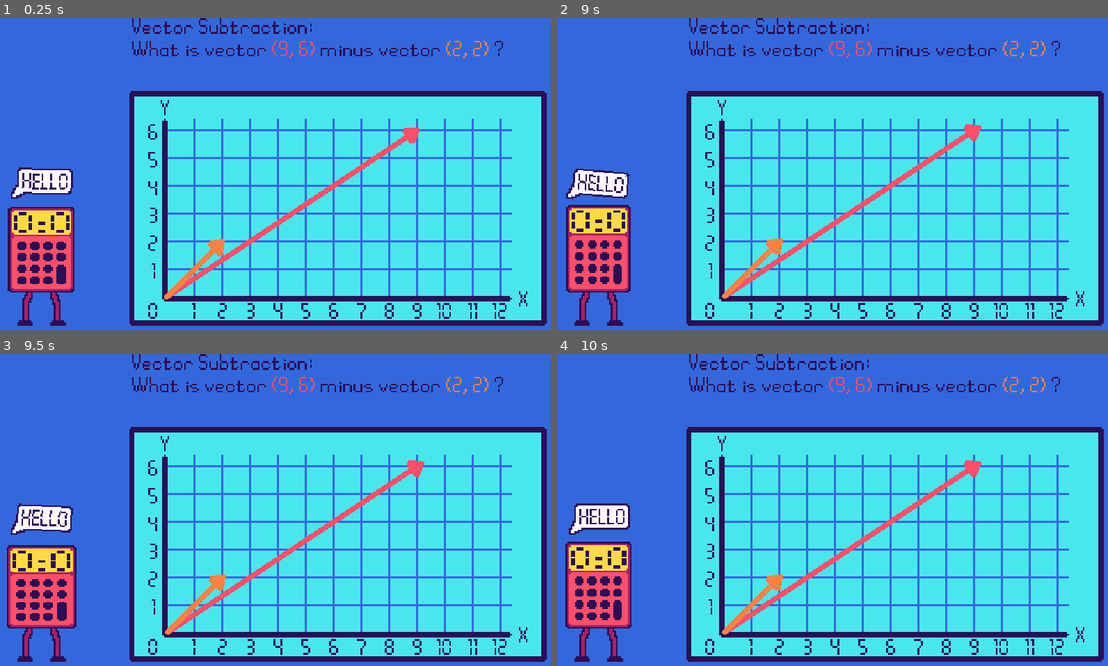
Above: before the commit, frames 1-4 (two rows, left to right).
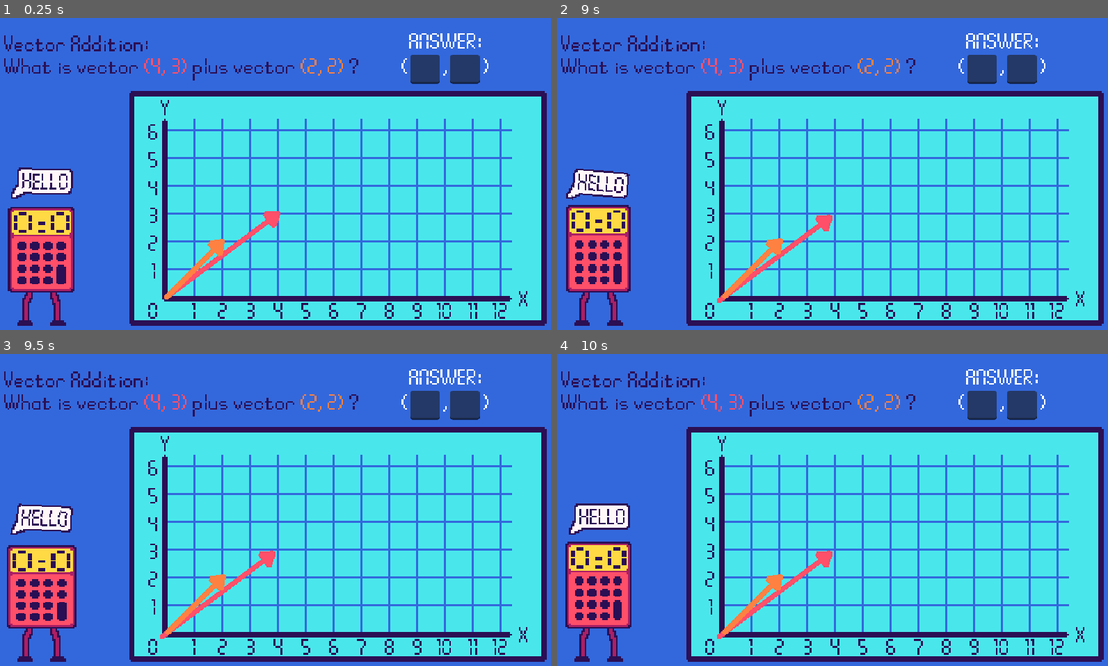
Above: after the commit, the same moments.

Repository: KyleTiley/VectorMathGame
Game: Godot game, scene res://Game/game.tscn
Two runs of this game, one before a commit and one after it. Both use one fixed random seed, a clock stepped at 60 frames per second and the inputs below.
Inputs (mouse positions are in pixels of both pictures, inside the frame that each line leads up to):
- Up to frame 1 (0.25 s): no input
- Up to frame 2 (9 s): move the mouse to (849, 214) at 0.52 s; click (849, 214) at 0.67 s; move the mouse to (749, 267) at 1.27 s; click (749, 267) at 1.42 s; move the mouse to (887, 105) at 2.02 s; click (887, 105) at 2.17 s; move the mouse to (804, 236) at 2.77 s; click (804, 236) at 2.92 s; move the mouse to (997, 220) at 3.52 s; click (997, 220) at 3.67 s; move the mouse to (661, 127) at 4.27 s; click (661, 127) at 4.42 s; move the mouse to (860, 174) at 5.02 s; click (860, 174) at 5.17 s; move the mouse to (744, 96) at 5.77 s; click (744, 96) at 5.92 s; move the mouse to (953, 158) at 6.52 s; click (953, 158) at 6.67 s; move the mouse to (716, 189) at 7.27 s; click (716, 189) at 7.42 s; move the mouse to (887, 105) at 8.02 s; click (887, 105) at 8.17 s; move the mouse to (804, 236) at 8.77 s; click (804, 236) at 8.92 s
- Up to frame 3 (9.5 s): no input
- Up to frame 4 (10 s): move the mouse to (997, 556) at 9.52 s; click (997, 556) at 9.67 s

The runs differ from the first frame. In frame 1, 4.3% of the frame differs, in the area x 0-92%, y 0-90%; in frame 2, 4.3%, in the area x 0-92%, y 0-92%; in frame 3, 4.3%; in frame 4, 4.3%.

Commit message:
answer bubbles in

Diff:
--- a/Game/Levels/VectorAddition.gd
+++ b/Game/Levels/VectorAddition.gd
@@ -13,10 +13,11 @@
 var y_max : int = 4
 var y_edge : int = 7
 
-var compute_addition = false
+var compute_addition = true
 
 # move to function for start button
 func _ready():
+	question_rich_label.text = ""
 	if compute_addition:
 		compute_vectors_addition()
 	else:
@@ -33,8 +34,16 @@
 		if !check_vector_parallel(vector_1, vector_2):
 			end = true
 	graph.receive_question(vector_1, vector_2)
-#	question_label.text = "Vector Addition:" + '\n'
-#	question_label.text += "What is vector " + str(vector_1) + " plus vector " + str(vector_2) + " ?"
+	question_rich_label.add_text("Vector Addition:" + '\n')
+	question_rich_label.add_text("What is vector ")
+	question_rich_label.push_color(Global.pink)
+	question_rich_label.add_text(str(vector_1))
+	question_rich_label.push_color(Global.purple)
+	question_rich_label.add_text(" plus vector ")
+	question_rich_label.push_color(Global.orange)
+	question_rich_label.add_text(str(vector_2))
+	question_rich_label.push_color(Global.purple)
+	question_rich_label.add_text(" ?")
 
 func compute_vectors_subtraction():
 	vector_1 = vector_setting(x_max, x_edge, y_max, y_edge)
--- a/Game/game.tscn
+++ b/Game/game.tscn
@@ -37,9 +37,46 @@
 position = Vector2(197, 321)
 
 [node name="RichTextLabel" type="RichTextLabel" parent="Levels/VectorAddition"]
-offset_left = 157.0
-offset_right = 633.0
-offset_bottom = 87.0
+offset_left = 10.0
+offset_top = 20.0
+offset_right = 465.0
+offset_bottom = 72.0
 theme_override_colors/default_color = Color(0.168536, 0.0586099, 0.329259, 1)
 theme_override_font_sizes/normal_font_size = 26
 bbcode_enabled = true
+text = "Vector Addition:
+What is vector (0, 00) minus vector (0, 00) ?"
+
+[node name="LineEdit1" type="LineEdit" parent="Levels/VectorAddition"]
+offset_left = 476.5
+offset_top = 42.0
+offset_right = 510.5
+offset_bottom = 76.0
+theme_override_constants/minimum_character_width = 1
+theme_override_font_sizes/font_size = 26
+max_length = 2
+
+[node name="LineEdit2" type="LineEdit" parent="Levels/VectorAddition"]
+offset_left = 523.0
+offset_top = 42.0
+offset_right = 557.0
+offset_bottom = 76.0
+theme_override_constants/minimum_character_width = 1
+theme_override_font_sizes/font_size = 26
+max_length = 2
+
+[node name="Labelanswer" type="Label" parent="Levels/VectorAddition"]
+offset_left = 476.0
+offset_top = 17.0
+offset_right = 560.0
+offset_bottom = 46.0
+theme_override_font_sizes/font_size = 26
+text = "ANSWER:"
+
+[node name="Label" type="Label" parent="Levels/VectorAddition"]
+offset_left = 467.0
+offset_top = 46.0
+offset_right = 589.0
+offset_bottom = 75.0
+theme_override_font_sizes/font_size = 26
+text = "(        ,        )"
